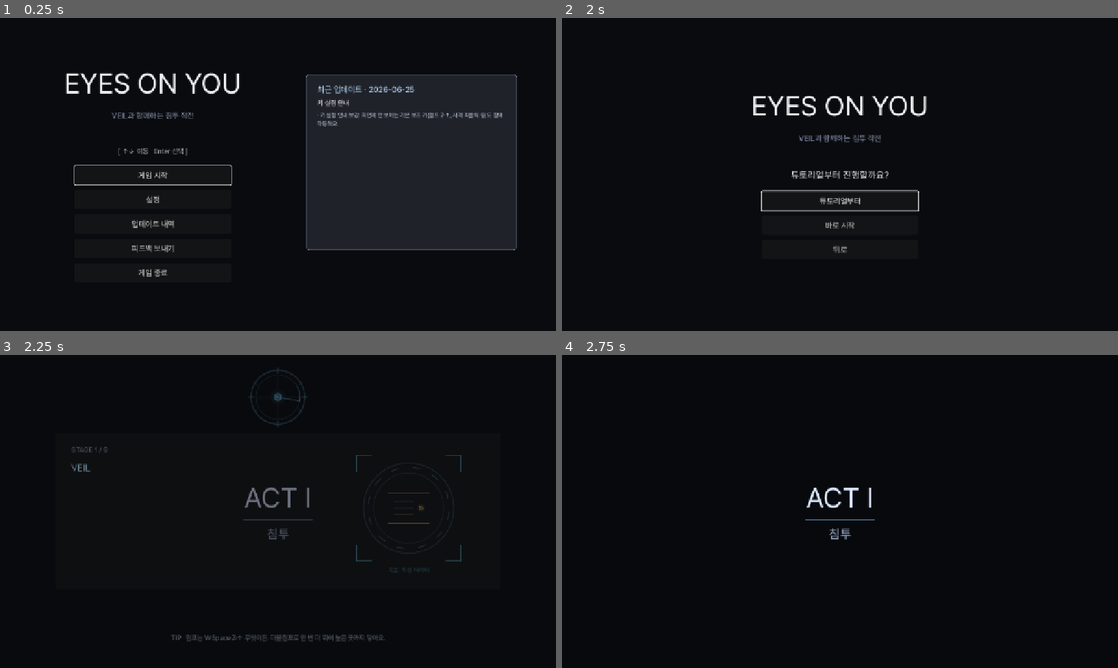
Above: before the commit, frames 1-4 (two rows, left to right).
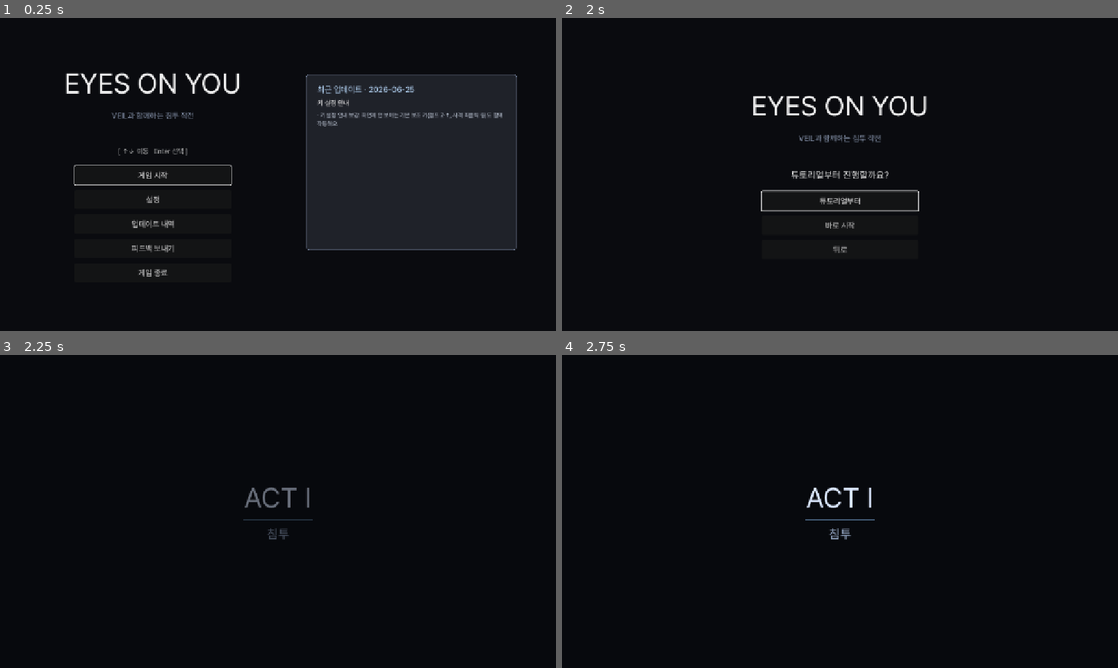
Above: after the commit, the same moments.

Repository: soomin007/EyesOnYou-Full
Game: Godot game, scene res://scenes/main.tscn
Two runs of this game, one before a commit and one after it. Both use one fixed random seed, a clock stepped at 60 frames per second and the inputs below.
Inputs:
- Up to frame 1 (0.25 s): no input
- Up to frame 2 (2 s): click "게임 시작" at 0.5 s; click "일반 모드" at 1.25 s
- Up to frame 3 (2.25 s): click "바로 시작" at 2 s
- Up to frame 4 (2.75 s): no input

Frames 1-2 are identical in both runs. In frame 3, 1.0% of the frame differs, in the area x 12-83%, y 4-92%; in frame 4, nothing differs.

Commit message:
fix(act): 막 진입 카드 누수 — 카드 배경은 첫 프레임부터 불투명, 텍스트만 페이드
증상(사용자 보고): ACT 카드 직전 오프닝 브리핑 박스·그림이 잠깐 비쳐 몰입 깨짐.
원인: 카드 전체를 modulate.a 0→1 페이드인 → 투명 구간(0.4s)에 아래 브리핑이 비침.
수정: 카드 배경(ColorRect, a=1)은 그대로 화면 전체를 덮고 Content(VBox 텍스트)만 페이드.
검증: 창모드 페이드인 도중(t=0.18s) 캡처 — 어두운 배경만 + 텍스트 페이드, 박스/눈 누수 없음.

Co-Authored-By: Claude Opus 4.8 (1M context) <noreply@anthropic.com>
Claude-Session: https://claude.ai/code/session_01NxYMmJ9qNBBZzv2pU3cHN8

Diff:
--- a/scripts/Briefing.gd
+++ b/scripts/Briefing.gd
@@ -73,11 +73,14 @@
 	var act: Dictionary = GameState.ACTS[act_idx]
 	_act_card = _build_act_card(act_idx, str(act.get("name", "")))
 	add_child(_act_card)  # 마지막 자식 = 최상단 → 브리핑 위를 덮음
-	_act_card.modulate.a = 0.0
+	# 카드 배경(ColorRect)은 불투명 그대로 첫 프레임부터 화면을 덮어 브리핑 박스·그림 누수를 차단하고,
+	# 텍스트(Content)만 페이드한다 — 카드 전체를 페이드하면 투명 구간에 아래 브리핑이 비친다(사용자 보고).
+	var content: Control = _act_card.get_node("Content")
+	content.modulate.a = 0.0
 	_card_tween = create_tween()
-	_card_tween.tween_property(_act_card, "modulate:a", 1.0, 0.4)
+	_card_tween.tween_property(content, "modulate:a", 1.0, 0.4)
 	_card_tween.tween_interval(1.1)
-	_card_tween.tween_property(_act_card, "modulate:a", 0.0, 0.5)
+	_card_tween.tween_property(content, "modulate:a", 0.0, 0.5)
 	_card_tween.tween_callback(_finish_card)
 
 func _build_act_card(act_idx: int, act_name: String) -> Control:
@@ -86,6 +89,7 @@
 	card.set_anchors_preset(Control.PRESET_FULL_RECT)
 	card.mouse_filter = Control.MOUSE_FILTER_IGNORE
 	var center := VBoxContainer.new()
+	center.name = "Content"  # _begin_act_card가 이 노드만 페이드 (배경은 불투명 유지)
 	center.alignment = BoxContainer.ALIGNMENT_CENTER
 	center.set_anchors_preset(Control.PRESET_FULL_RECT)
 	center.add_theme_constant_override("separation", 12)
